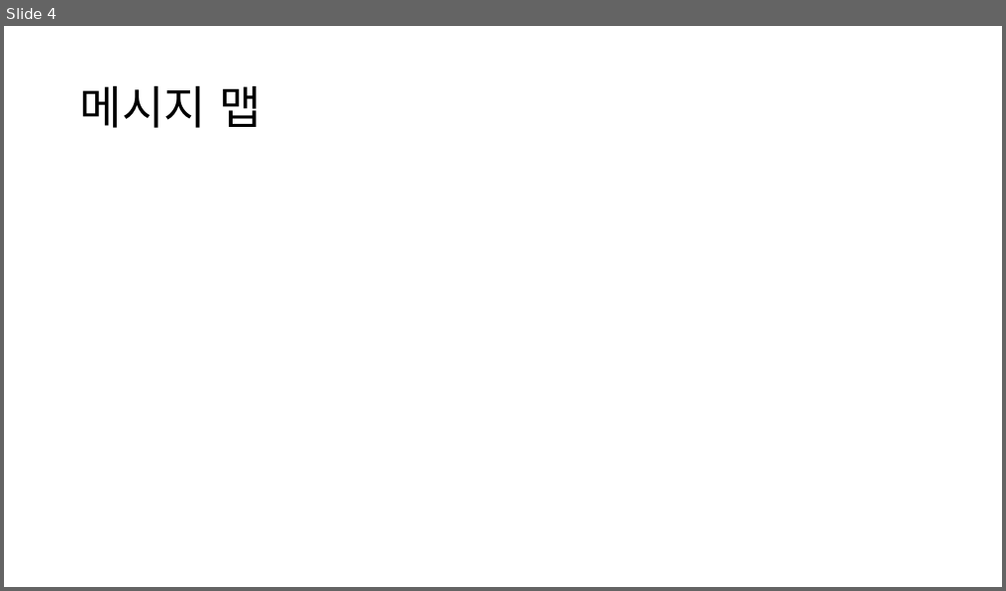
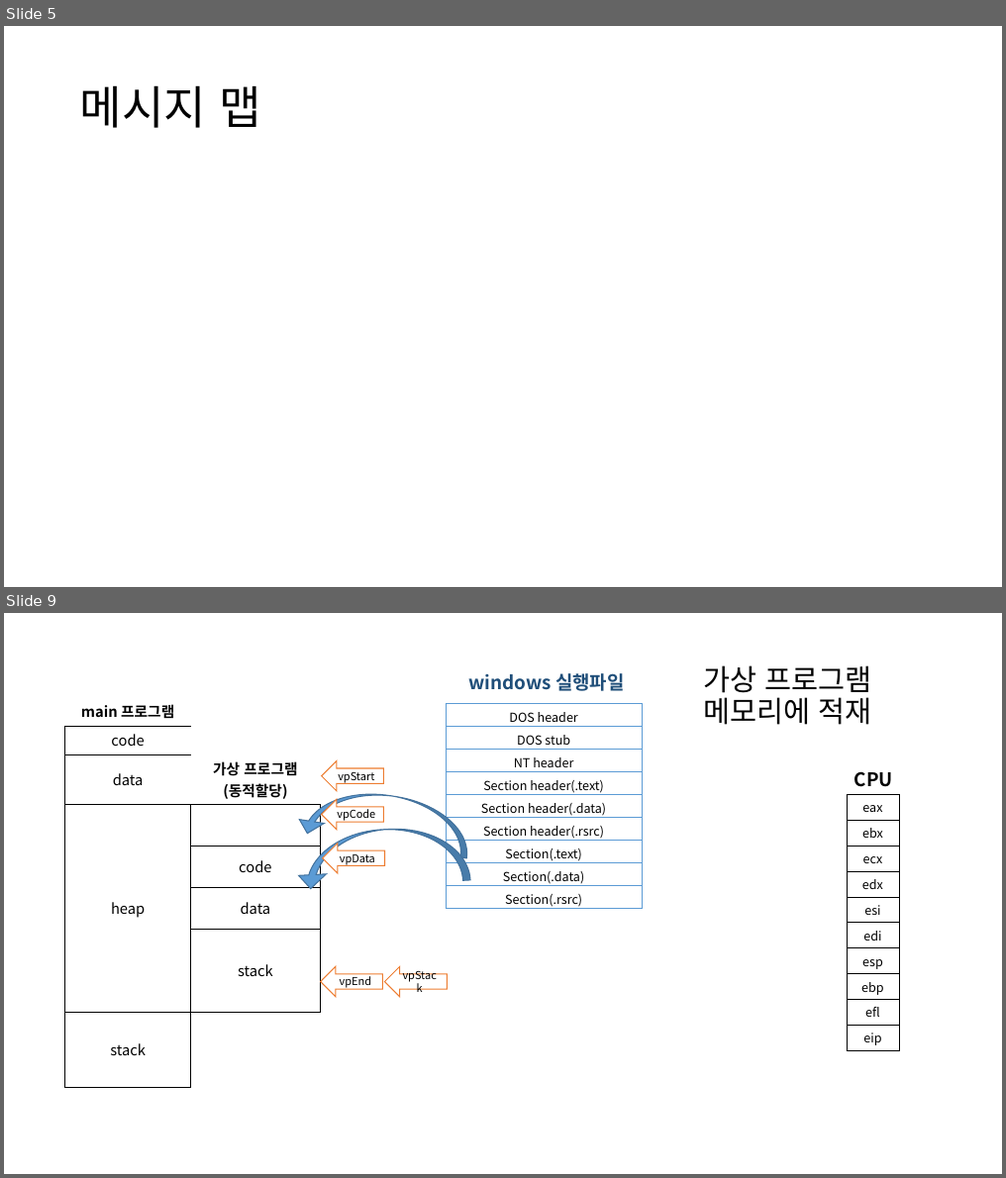
Before and after one commit to NSJ-student/context-switching, a slide deck: document/context switching.pptx. Shown one above the other, each under a label of ours: slide 4 before the commit, slides 5 and 9 after it; the slides between them are not shown. The pictures are 1006x591 and 1006x1178 pixels, drawn with LibreOffice and Linux fonts; fonts in the diff are those of the drawing. Boxes give left, top, right and bottom in pixels: in the first picture for what was removed or moved away, otherwise in the second. Text is boxed around its words. In the diff, an @@ line names an element or a change of style, - is before the commit and + after.

```diff
--- a/document/context switching.pptx
+++ b/document/context switching.pptx
@@ slide 9 added at bbox=[4, 613, 1002, 1174], background #FFFFFF @@
@@ title added at bbox=[703, 665, 871, 725], 28 pt, text #000000 @@
+가상 프로그램
+메모리에 적재
@@ table added at bbox=[65, 697, 320, 1059], 8 rows, 2 columns @@
+main 프로그램 | 가상 프로그램 / (동적할당)
+code | 
+data | 
+heap | 
+ | code
+ | data
+ | stack
+stack | 
@@ text added at bbox=[468, 673, 625, 691], 18 pt, text #1F4E79, bold @@
+windows 실행파일
@@ table added at bbox=[446, 704, 642, 911], 9 rows, 1 columns @@
+DOS header
+DOS stub
+NT header
+Section header(.text)
+Section header(.data)
+Section header(.rsrc)
+Section(.text)
+Section(.data)
+Section(.rsrc)
@@ curved right arrow added at bbox=[295, 782, 474, 859], fill #5B9BD5, outline #43739E 1 pt @@
@@ left arrow added at bbox=[322, 761, 383, 791], fill #FFFFFF, outline #ED7D31 1 pt, 10.5 pt, text #000000 @@
+vpStart
@@ text added at bbox=[854, 771, 893, 787], 18 pt, text #000000, bold @@
+CPU
@@ left arrow added at bbox=[322, 799, 383, 830], fill #FFFFFF, outline #ED7D31 1 pt, 10.5 pt, text #000000 @@
+vpCode
@@ table added at bbox=[846, 795, 899, 1050], 10 rows, 1 columns @@
+eax
+ebx
+ecx
+edx
+esi
+edi
+esp
+ebp
+efl
+eip
@@ curved right arrow added at bbox=[294, 825, 470, 889], fill #5B9BD5, outline #43739E 1 pt @@
@@ left arrow added at bbox=[322, 844, 384, 873], fill #FFFFFF, outline #ED7D31 1 pt, 10.5 pt, text #000000 @@
+vpData
@@ left arrow added at bbox=[321, 967, 383, 997], fill #FFFFFF, outline #ED7D31 1 pt, 10.5 pt, text #000000 @@
+vpEnd
@@ left arrow added at bbox=[385, 967, 448, 997], fill #FFFFFF, outline #ED7D31 1 pt, 10.5 pt, text #000000 @@
+vpStack
@@ what was slide 4 is now slide 5 @@
```
Also in this commit, not shown: 2 slides changed, 6 other slides added, 2 slides removed, 1 other file.
